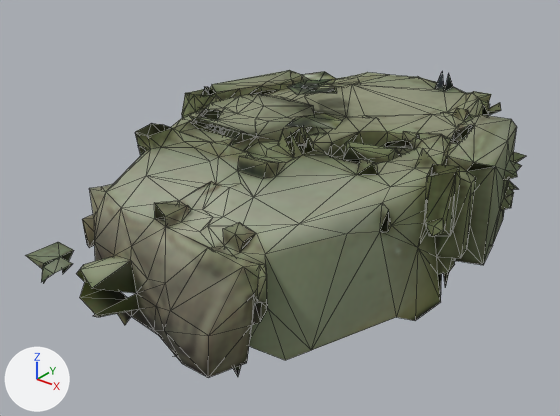
The OBJ model unity/Assets/_Game/Resources/Models/firefly_turret.obj as it was, and as the next commit left it.
Camera for both pictures: a 50 mm lens placed at (2.65, -3.68, 2.37), pointed at (-0.04, -0.32, 0.28). The axes (+X, +Y, +Z) are drawn at lower left. The lights are the same throughout. The older version comes first. Mesh edges are drawn as thin lines. Where no turn or scale is listed for an object, it has been applied to the vertices. Vertices at exactly the same position are counted once.

The first picture shows 'firefly_turret'.
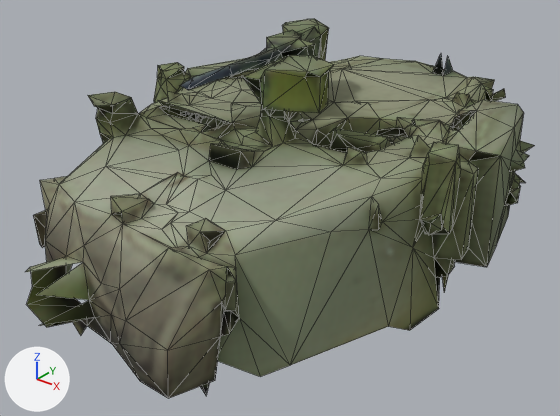
The change in detail:
me_firefly_turret is used by ob_firefly_turret; location (0.0, 0.0, 0.0).
me_firefly_turret had 1109 vertices, 2192 faces and spanned x -1.09..1.15, y -1.77..1.77, z -0.06..1.01.
me_firefly_turret now has 1181 vertices, 2445 faces and spans x -1.25..1.18, y -2.0..1.8, z -0.07..1.3.
me_firefly_turret part 1: the loose piece of 1043 vertices spanning x -1.04..1.15, y -1.77..1.77, z -0.06..0.88 is rebuilt with 1181 vertices and now spans x -1.25..1.18, y -2.0..1.8, z -0.07..1.3.
me_firefly_turret part 2: 10 loose pieces with 66 vertices, spanning x -1.09..1.01, y -1.54..0.72, z -0.06..1.01, are deleted.

Boxes [x1, y1, x2, y2] around the edits, measured in the pictures (560 x 416 px):
'firefly_turret', reshaped (23% taller)
    before: [26, 70, 526, 378]
    after: [26, 19, 534, 398]
part 1 of me_firefly_turret, rebuilt (13% wider, 23% taller)
    before: [76, 70, 526, 378]
    after: [26, 19, 534, 398]
part 2 of me_firefly_turret, deleted
    before: [26, 71, 342, 284]
